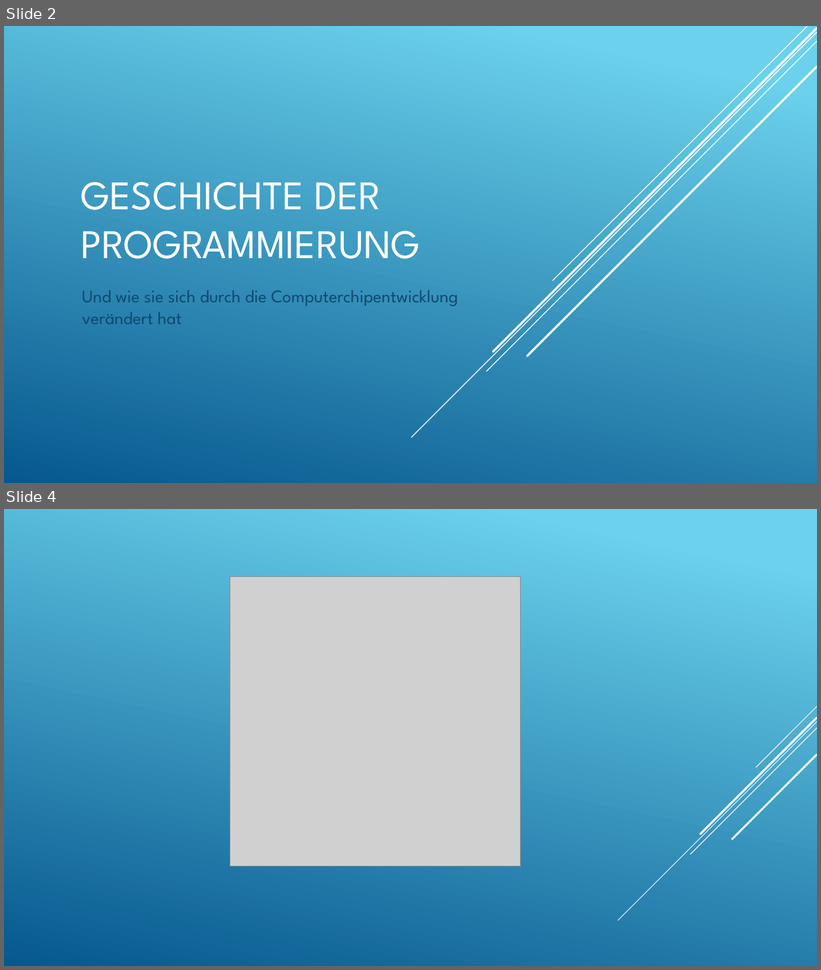
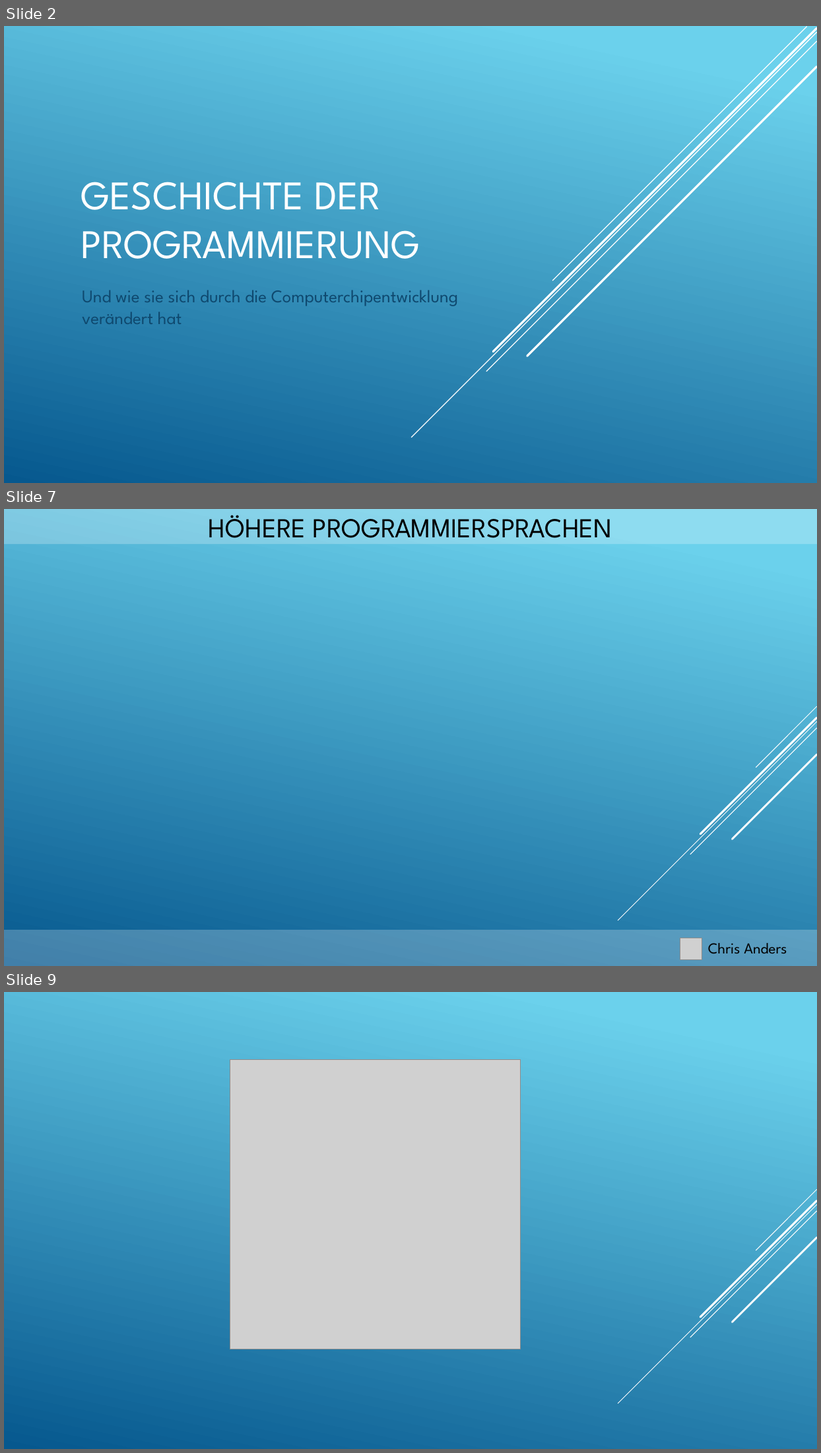
Before and after one commit to furesoft/MimaSim, a slide deck: Präsentation_Projektarbeit.pptx. Shown one above the other, each under a label of ours: slides 2 and 4 before the commit, slides 2, 7 and 9 after it; the slides between them are not shown. The pictures are 821x970 and 821x1453 pixels, drawn with LibreOffice and Linux fonts; fonts in the diff are those of the drawing; grey boxes stand for pictures. Boxes give left, top, right and bottom in pixels: in the first picture for what was removed or moved away, otherwise in the second. Text is boxed around its words. In the diff, an @@ line names an element or a change of style, - is before the commit and + after.

```diff
--- a/Präsentation_Projektarbeit.pptx
+++ b/Präsentation_Projektarbeit.pptx
@@ slide 7 added at bbox=[4, 509, 817, 966], background gradient #6ED2EB to #06588E; not listed: 5 template elements that a slide beside it also shows @@
@@ rectangle added at bbox=[4, 509, 817, 544], fill #FFFFFF at 24% opacity @@
@@ title added at bbox=[209, 515, 613, 546], 32.4 pt, text #000000 @@
+HÖHERE PROGRAMMIERSPRACHEN
@@ rectangle added at bbox=[4, 931, 817, 966], fill #FFFFFF at 24% opacity @@
@@ picture added at bbox=[680, 939, 702, 960] @@
@@ text added at bbox=[708, 943, 787, 955], 18 pt, text #000000 @@
+Chris Anders
@@ what was slide 4 is now slide 9 @@
```
Also in this commit, not shown: 2 slides changed, 4 other slides added.
